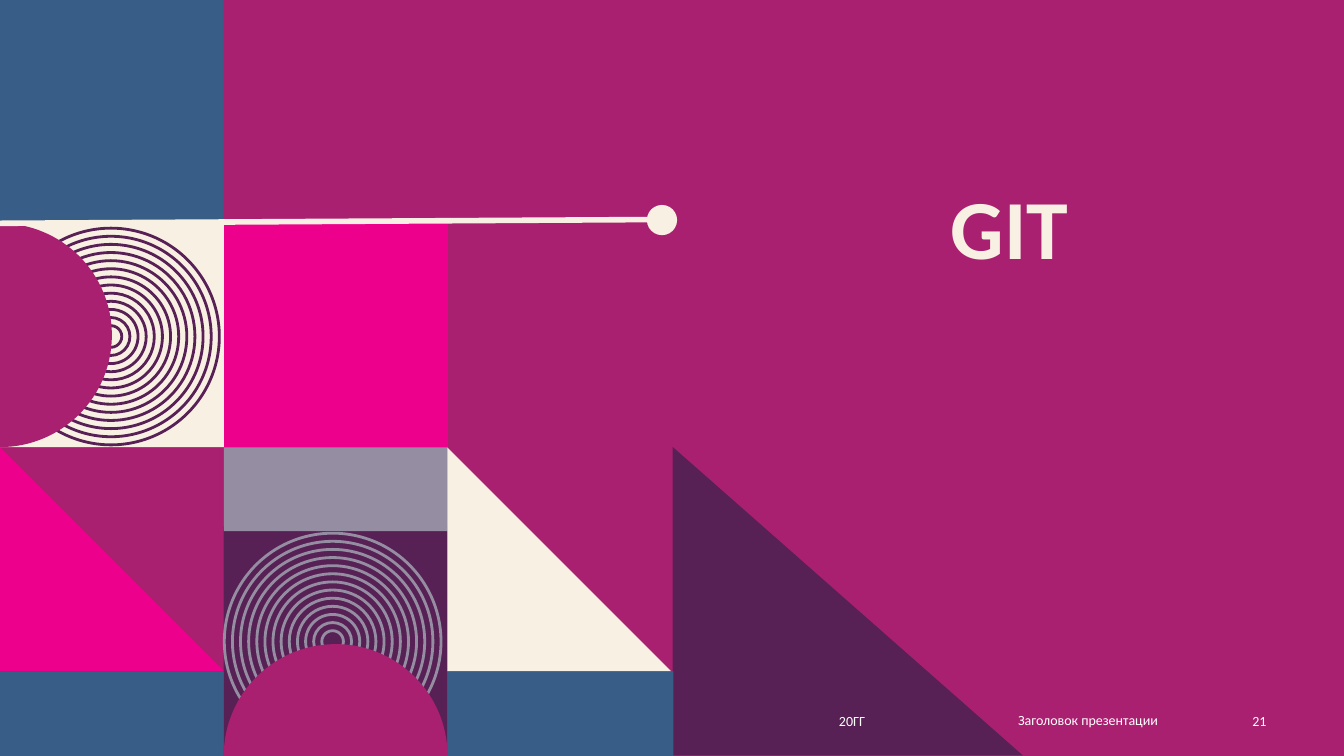
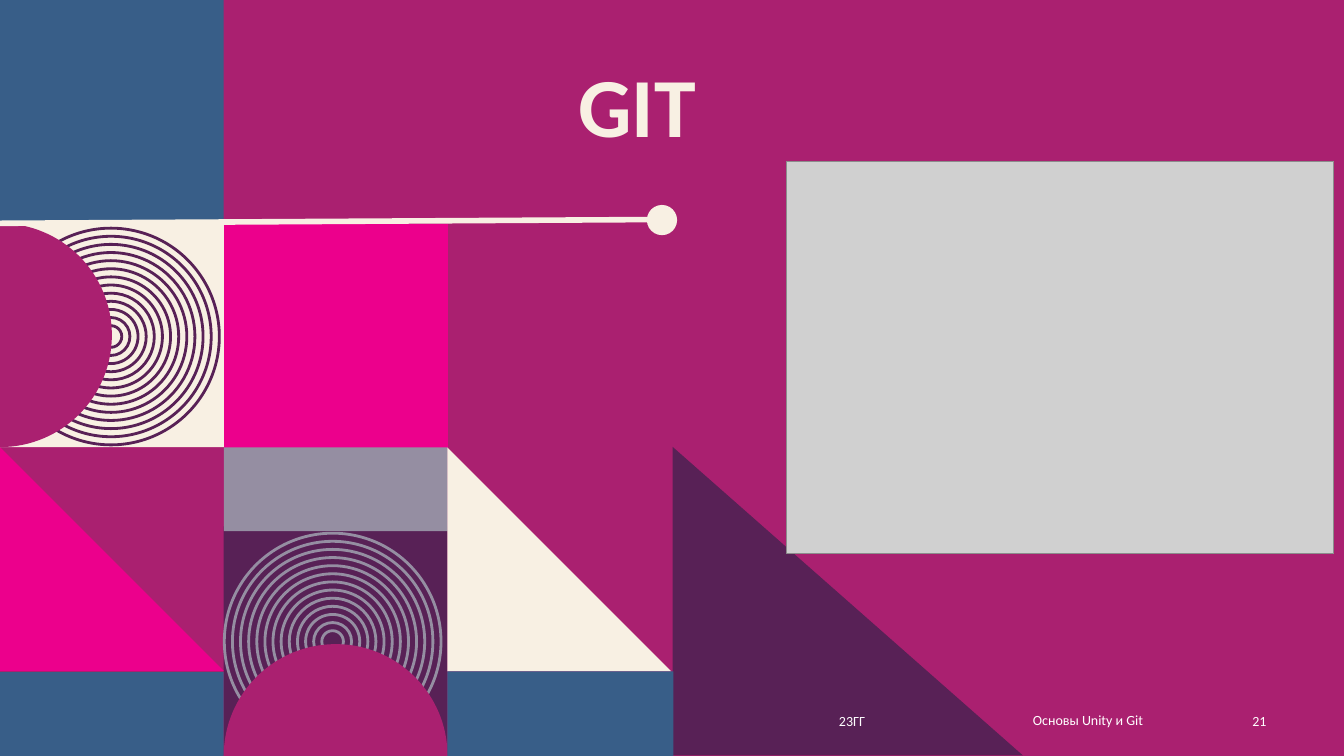
Before and after one commit to Sharik2468/UnityVRCourse, a slide deck: slide 21 of Presentation/1. Основы Unity.pptx. Drawn at 1344x756 pixels with LibreOffice and Linux fonts; fonts in the diff are those of the drawing; grey boxes stand for pictures; background and template pictures are left out. Boxes give left, top, right and bottom in pixels: in the first picture for what was removed or moved away, otherwise in the second. Text is boxed around its words. In the diff, an @@ line names an element or a change of style, - is before the commit and + after.

Commit message:
Update 1 presentation

```diff
--- a/Presentation/1. Основы Unity.pptx
+++ b/Presentation/1. Основы Unity.pptx
@@ title "GIT": place and size @@
-title "GIT" at bbox=[951, 204, 1068, 260]
+title "GIT" at bbox=[578, 82, 695, 138]
@@ picture added at bbox=[787, 161, 1335, 555] @@
@@ text at bbox=[839, 717, 865, 726]: text changed @@
-20ГГ
+23ГГ
@@ text at bbox=[1033, 715, 1143, 727]: text changed @@
-Заголовок презентации
+Основы Unity и Git
```
Also in this commit, not shown: 23 other slides changed.
